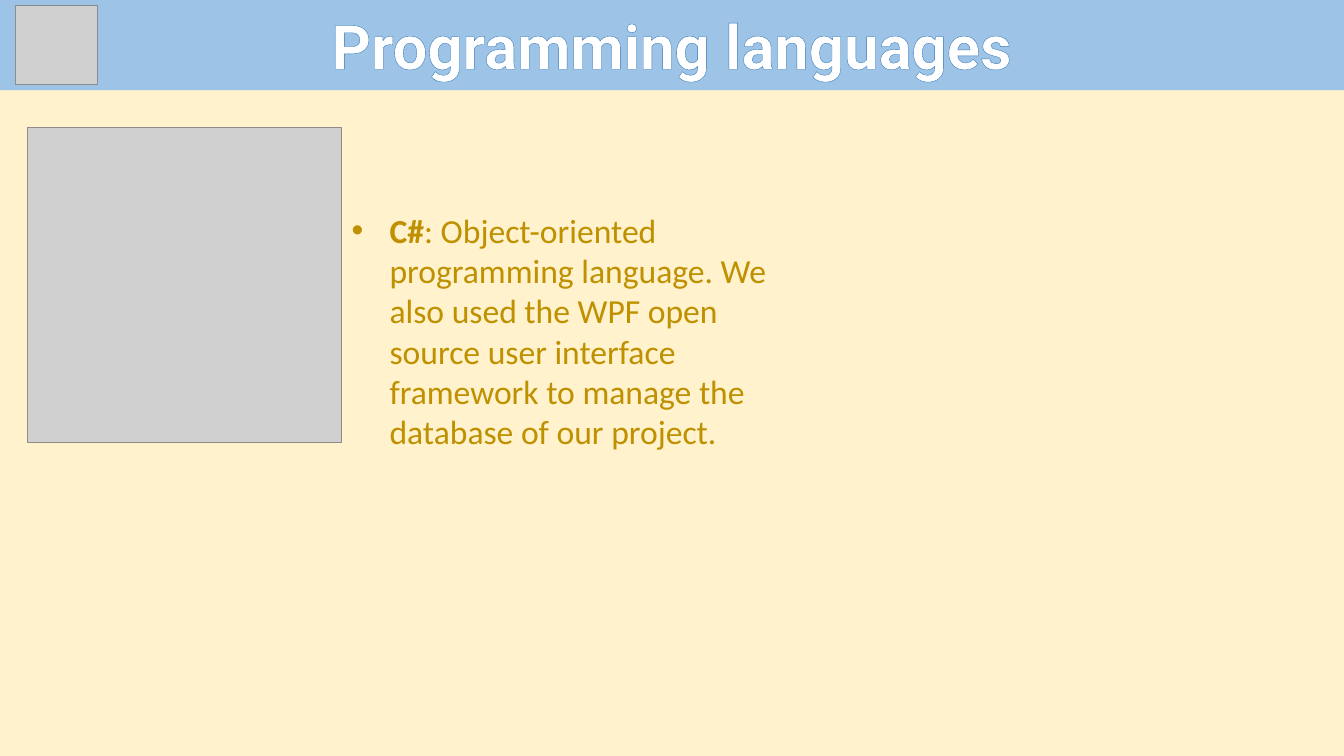
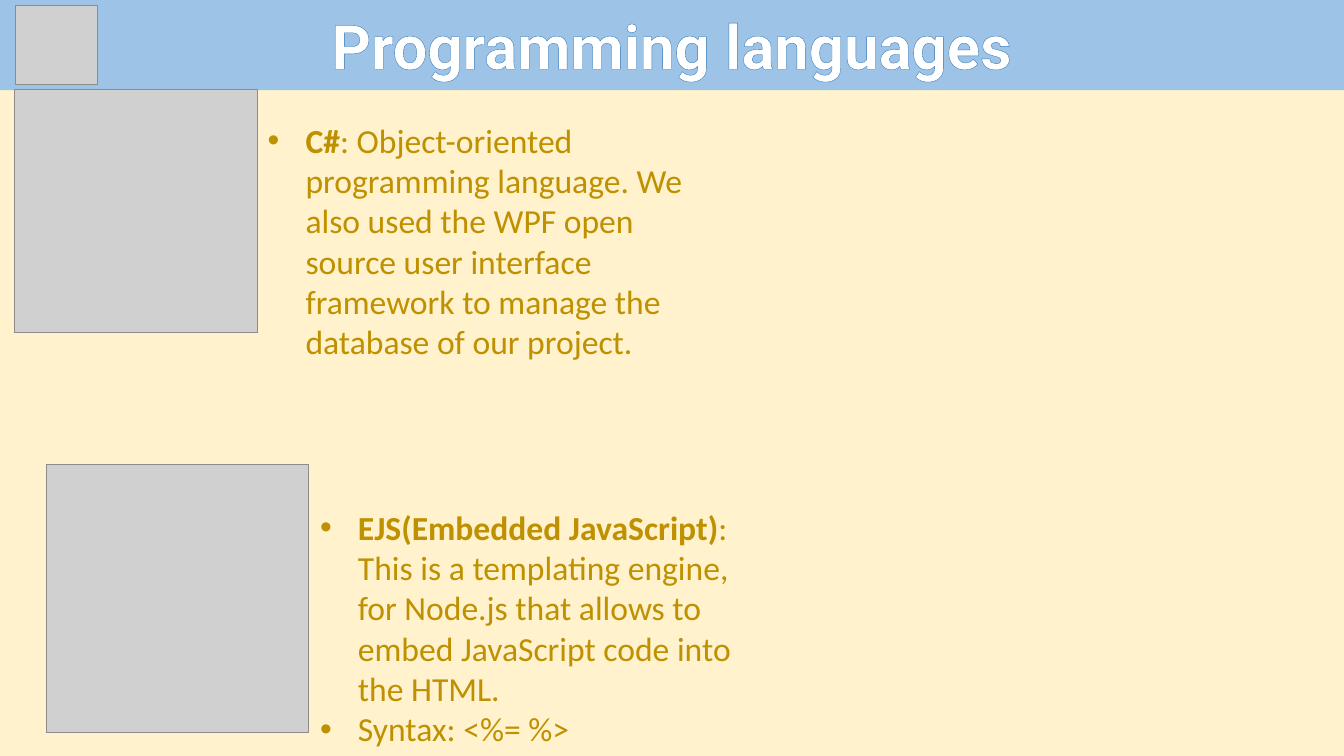
Before and after one commit to Andras-12c/Dozsa-Csarda, a slide deck: slide 7 of VizsgaremekEnglishPP.pptx. Drawn at 1344x756 pixels with LibreOffice and Linux fonts; fonts in the diff are those of the drawing; grey boxes stand for pictures. Boxes give left, top, right and bottom in pixels: in the first picture for what was removed or moved away, otherwise in the second. Text is boxed around its words. In the diff, an @@ line names an element or a change of style, - is before the commit and + after.

```diff
--- a/VizsgaremekEnglishPP.pptx
+++ b/VizsgaremekEnglishPP.pptx
@@ picture: place and size @@
-picture at (27, 128, 342, 443)
+picture at (15, 90, 258, 333)
@@ text "C#: Object-oriented programming language. We ...": place and size @@
-text "C#: Object-oriented programming language. We ..." at (390, 219, 766, 450)
+text "C#: Object-oriented programming language. We ..." at (306, 129, 682, 360)
@@ picture added at (46, 465, 309, 733) @@
@@ text added at (358, 515, 731, 747), 24 pt, text #BF9000 @@
+• EJS(Embedded JavaScript): This is a templating engine, for Node.js that allows to embed JavaScript code into the HTML.
+• Syntax: <%= %>
```
Also in this commit, not shown: 2 other slides changed.
